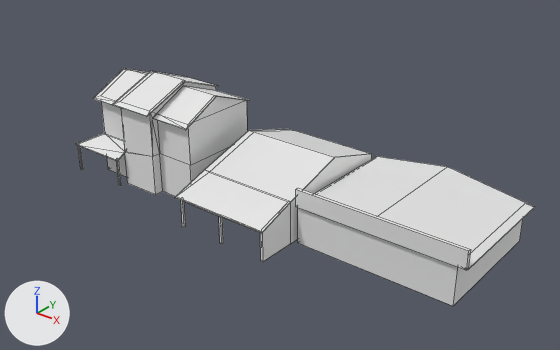
An edit to the Blender file Assets/praça das aguas/predios/conjunto casa10.blend, drawn before and after from the same camera.
One viewpoint serves both versions: a 50 mm lens placed at (38.0, -39.0, 25.6), pointed at (6.3, 0.6, 1.1). Lighting does not change. The marker at lower left points along +X, +Y and +Z. Mesh edges are drawn as thin lines.

Before the edit, the objects in view are built like this:
```python
me_cube = bpy.data.meshes.new('Cube')
me_cube.from_pydata(...)  # 99 vertices, 84 faces, 2 loose edges; spans x -7.88..3.13, y -6.4..1.0, z -1.0..6.77
me_cube.materials.append(mat_material)  # white #e7e7e7
me_cube_001 = bpy.data.meshes.new('Cube.001')
me_cube_001.from_pydata(...)  # 49 vertices, 36 faces; spans x -5.45..1.99, y -5.11..7.08, z -1.0..3.43
me_cube_002 = bpy.data.meshes.new('Cube.002')
me_cube_002.from_pydata(...)  # 24 vertices, 19 faces; spans x -5.86..5.78, y -3.8..5.57, z -1.74..2.21
ob_cube = bpy.data.objects.new('Cube', me_cube)
ob_cube.location = (0.0, 0.0, 0.96)
ob_cube_001 = bpy.data.objects.new('Cube.001', me_cube_001)
ob_cube_001.location = (9.68, -2.76, 0.96)
ob_cube_002 = bpy.data.objects.new('Cube.002', me_cube_002)
ob_cube_002.location = (17.82, -1.07, 1.7)
```
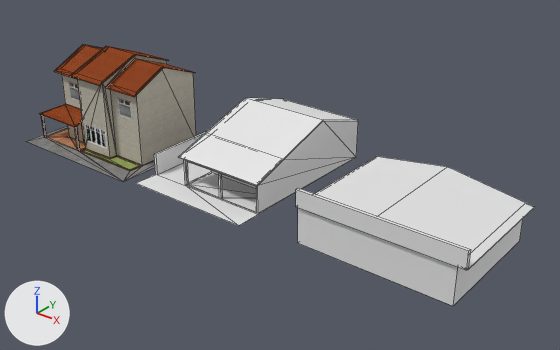
The newer file is also turned or shifted as a whole; pictures and numbers use the older file's frame.

The change, as a list of edits to the scene's bpy script:
```text
Add img_conjunto_casa10_casa1_png:
    img_conjunto_casa10_casa1_png = load_image('conjunto-casa10-casa1.png', '../TEXTURAS/conjunto-casa10-casa1.png', 1024, 1024, 'sRGB')
Add mat_material_001:
    mat_material_001 = diffuse_material('Material.001')
    mat_material_001.base_color = (0.8, 0.8, 0.8)  # white #e7e7e7
Add mat_bake:
    mat_bake = diffuse_material('bake')
    mat_bake.texture = img_conjunto_casa10_casa1_png
Add me_id37:
    me_id37.from_pydata(...)  # 63 vertices, 68 faces; spans x -5.73..4.46, y -6.78..7.31, z 0.0..4.64
    me_id37.materials.append(mat_material_001)  # its picture is missing
Add me_id150_002:
    me_id150_002.from_pydata(...)  # 117 vertices, 138 faces, 2 loose edges; spans x -229.0..250.0, y -121.0..227.0, z 0.0..305.0
    me_id150_002.materials.append(mat_bake)  # picture img_conjunto_casa10_casa1_png
Remove ob_cube_001:
    ob_cube_001 = bpy.data.objects.new('Cube.001', me_cube_001)
    ob_cube_001.location = (9.68, -2.76, 0.96)
Remove ob_cube:
    ob_cube = bpy.data.objects.new('Cube', me_cube)
    ob_cube.location = (0.0, 0.0, 0.96)
Add ob_sketchup_003:
    ob_sketchup_003 = bpy.data.objects.new('SketchUp.003', me_id37)
    ob_sketchup_003.location = (3.13, 1.4, 0.0)
Add ob_casa1:
    ob_casa1 = bpy.data.objects.new('casa1', me_id150_002)
    ob_casa1.location = (-9.87, -2.7, 0.0)
    ob_casa1.scale = (0.0254, 0.0254, 0.0254)
```

Location of each change, [x1, y1, x2, y2] in pixels of the pictures (560 x 350 px):
'SketchUp.003', added
    after: [136, 98, 358, 226]
'casa1', added
    after: [26, 45, 196, 182]
'Cube', deleted
    before: [76, 68, 249, 196]
'Cube.001', deleted
    before: [175, 129, 372, 262]
